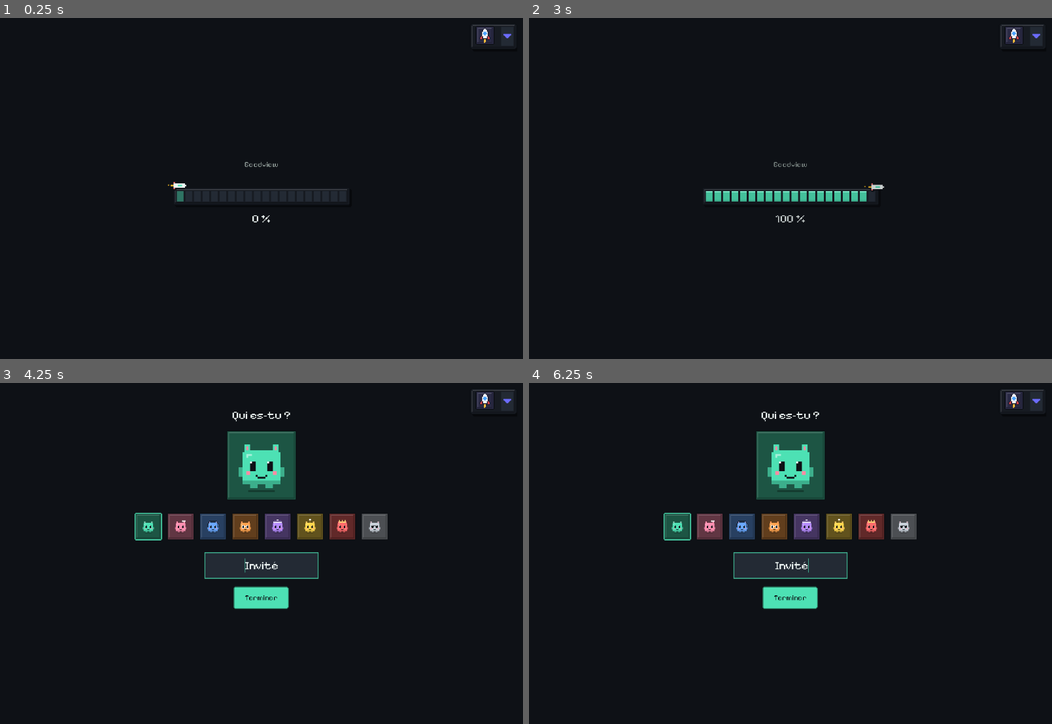
Above: before the commit, frames 1-4 (two rows, left to right).
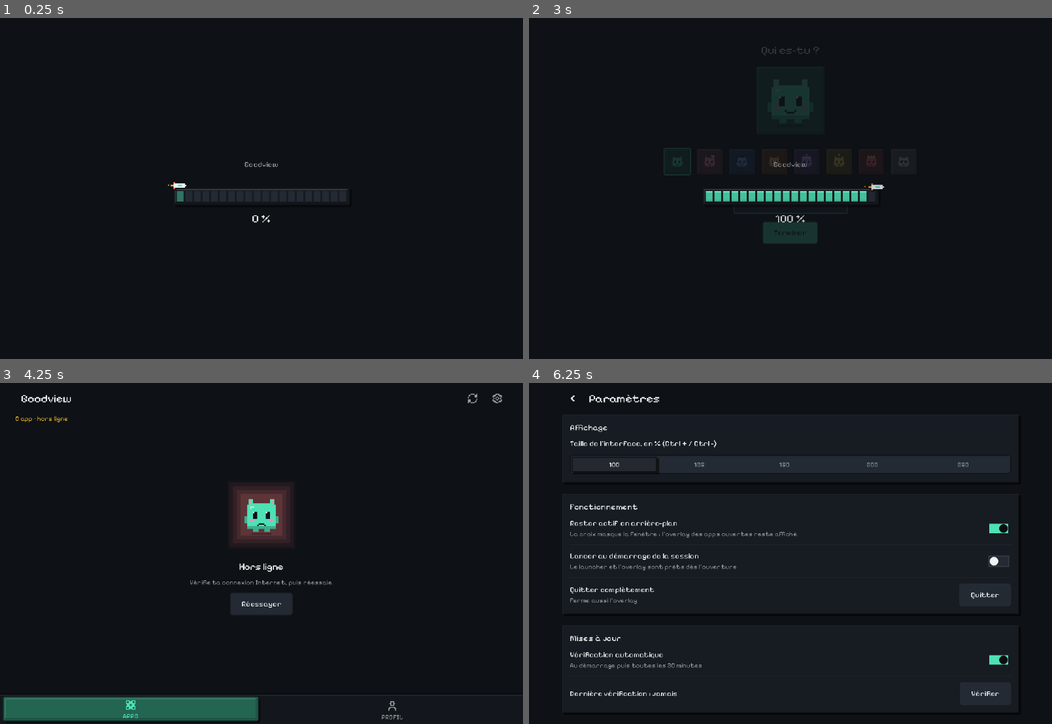
Above: after the commit, the same moments.

Repository: goodview-software/goodview-launcher
Game: Godot game, scene res://boot.tscn
Same seed, same stepped clock (60 frames per second), same inputs: the game is played once before the commit and once after it.
Inputs (mouse positions are in pixels of both pictures, inside the frame that each line leads up to):
- Up to frame 1 (0.25 s): no input
- Up to frame 2 (3 s): tap Enter (ui_accept) at 0.5, 0.77, 1.52 s; move the mouse to (905, 171) at 0.52 s; hold Right 0.53-1.28 s; tap Tab at 0.6, 2.1 s; click (905, 171) at 0.67 s; move the mouse to (685, 205) at 1.27 s; hold Left 1.28-2.03 s; tap Space at 1.35, 2.85 s; move the mouse to (842, 113) at 2.02 s; hold Right from 2.03 s (still down); move the mouse to (764, 256) at 2.77 s; click (764, 256) at 2.92 s
- Up to frame 3 (4.25 s): tap Enter (ui_accept) at 3.02, 3.5, 3.77 s; move the mouse to (418, 604) at 3.52 s; release Right at 3.53 s; hold Left from 3.53 s (still down); tap Tab at 3.6 s
- Up to frame 4 (6.25 s): move the mouse to (633, 502) at 4.27 s; tap Space at 4.35, 5.85 s; tap Enter (ui_accept) at 4.52, 5, 5.75, 6.02 s; move the mouse to (816, 553) at 5.02 s; tap Tab at 5.1 s; click (816, 553) at 5.17 s; move the mouse to (712, 468) at 5.77 s; release Left at 5.78 s; hold Right from 5.78 s (still down)

The runs differ from the first frame. In frame 1, 0.3% of the frame differs, in the area x 90-99%, y 1-9%; in frame 2, 2.1%; in frame 3, 13%; in frame 4, 14%, in the area x 7-99%, y 1-95%.

Commit message:
Overlay : fenêtre cachée avant force_native (redevient une vraie fenêtre d'écran en haut à droite)
Co-Authored-By: Claude Sonnet 5.5 <noreply@anthropic.com>

Diff:
--- a/ui/corner_box.gd
+++ b/ui/corner_box.gd
@@ -54,6 +54,10 @@
 var hover := -1
 var entries: Array = []  # [{name, icon, update}]
 var _sig := ""
+
+
+func _init() -> void:
+	visible = false  # force_native ne se change que fenêtre cachée ; affichée en fin de _ready
 
 
 func _ready() -> void:
